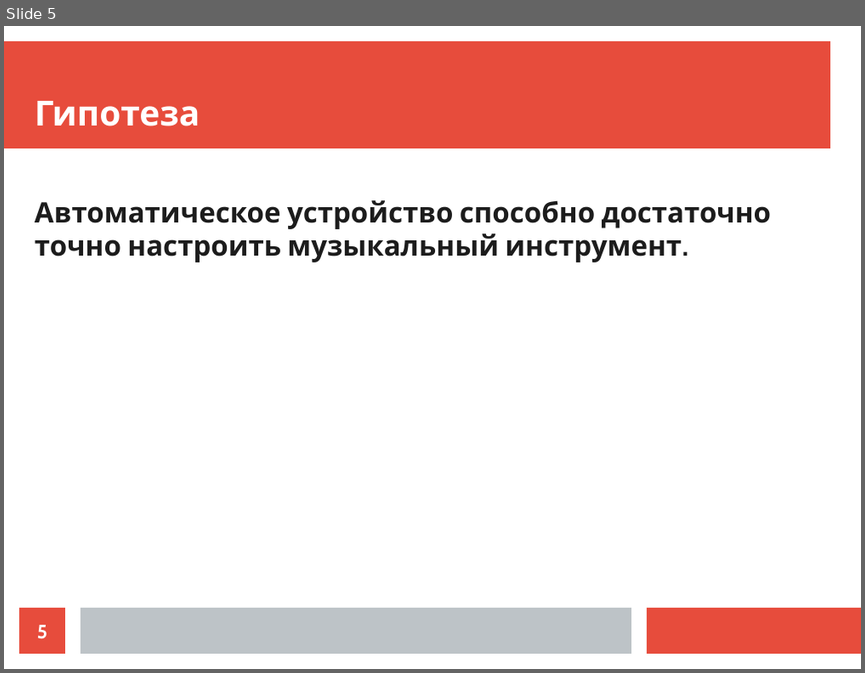
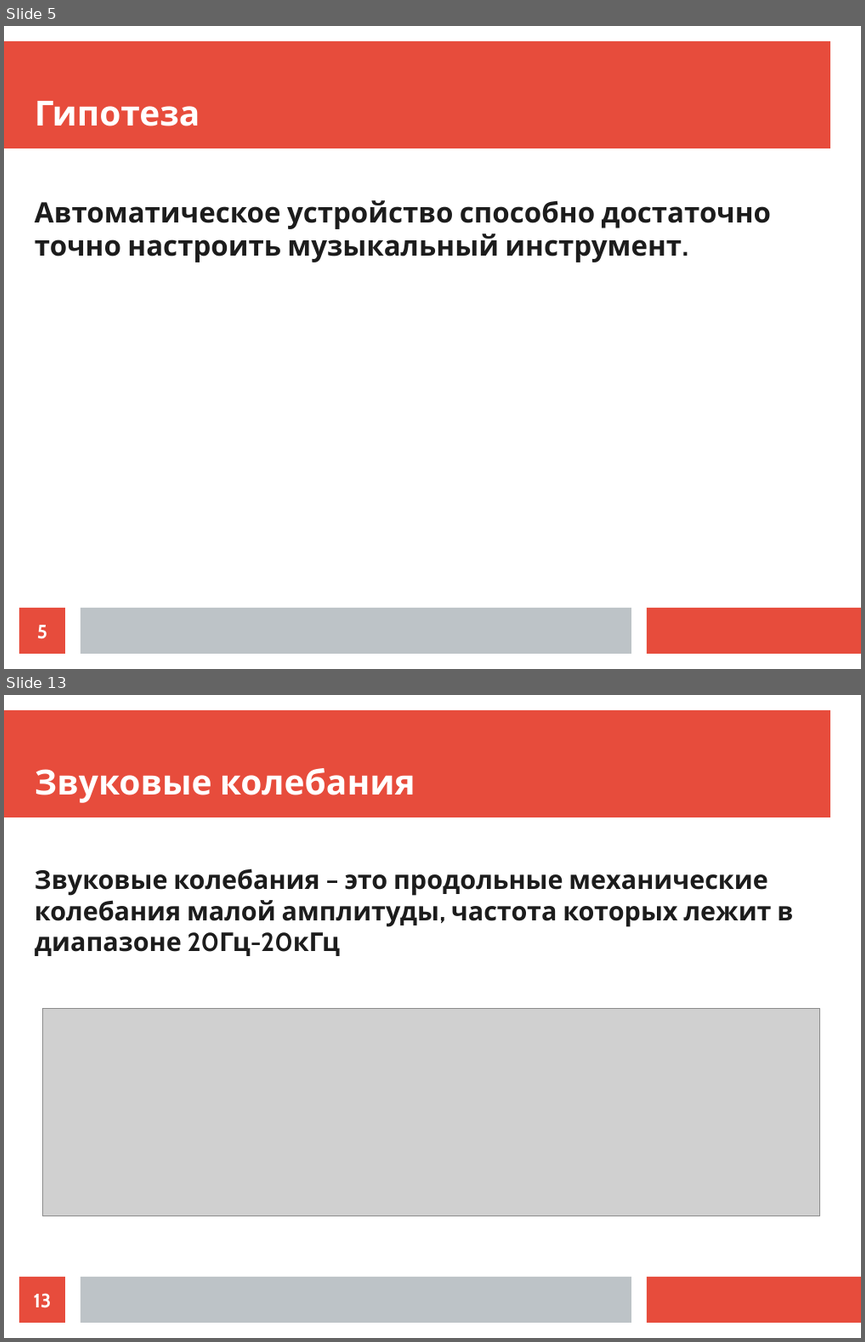
Before and after one commit to egusator/guitar_tuner, a slide deck: doc/presentation.odp. Shown one above the other, each under a label of ours: slide 5 before the commit, slides 5 and 13 after it; the slides between them are not shown. The pictures are 865x673 and 865x1342 pixels, drawn with LibreOffice and Linux fonts; fonts in the diff are those of the drawing; grey boxes stand for pictures. Boxes give left, top, right and bottom in pixels: in the first picture for what was removed or moved away, otherwise in the second. Text is boxed around its words. In the diff, an @@ line names an element or a change of style, - is before the commit and + after.

```diff
--- a/doc/presentation.odp
+++ b/doc/presentation.odp
@@ slide 13 added at [4,695,861,1338], background #FFFFFF; not listed: 3 template elements that a slide beside it also shows @@
@@ title added at [35,768,415,803], 32 pt, text #FFFFFF, bold @@
+Звуковые колебания
@@ text added at [35,868,793,956], 24 pt, text #1C1C1C, bold @@
+Звуковые колебания – это продольные механические колебания малой амплитуды, частота которых лежит в диапазоне 20Гц-20кГц
@@ picture added at [43,1009,820,1216] @@
@@ page number added at [19,1276,65,1322], fill #E74C3C, 18 pt, text #FFFFFF, bold @@
+13
```
Also in this commit, not shown: 1 slide changed, 12 other slides added, 3 slides removed, 1 other file.
